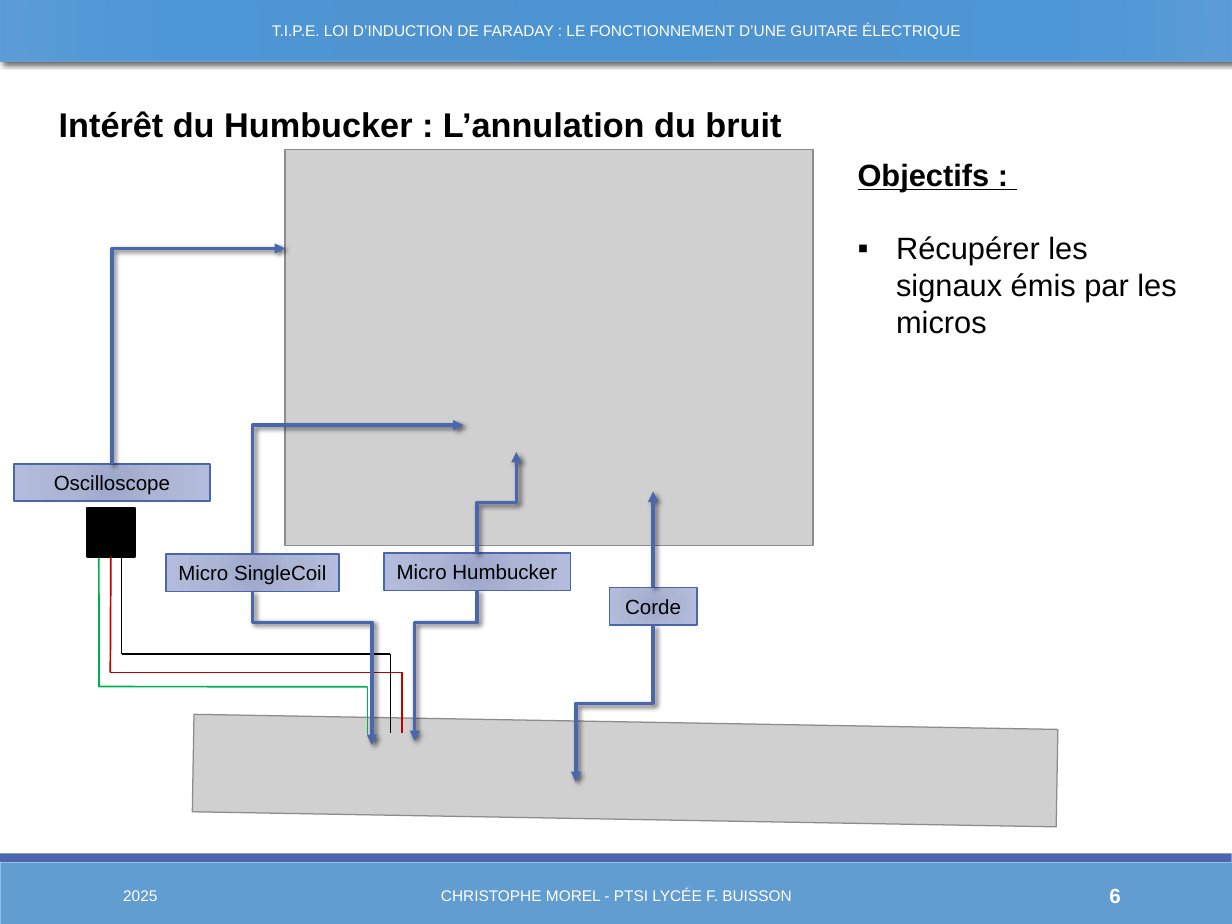
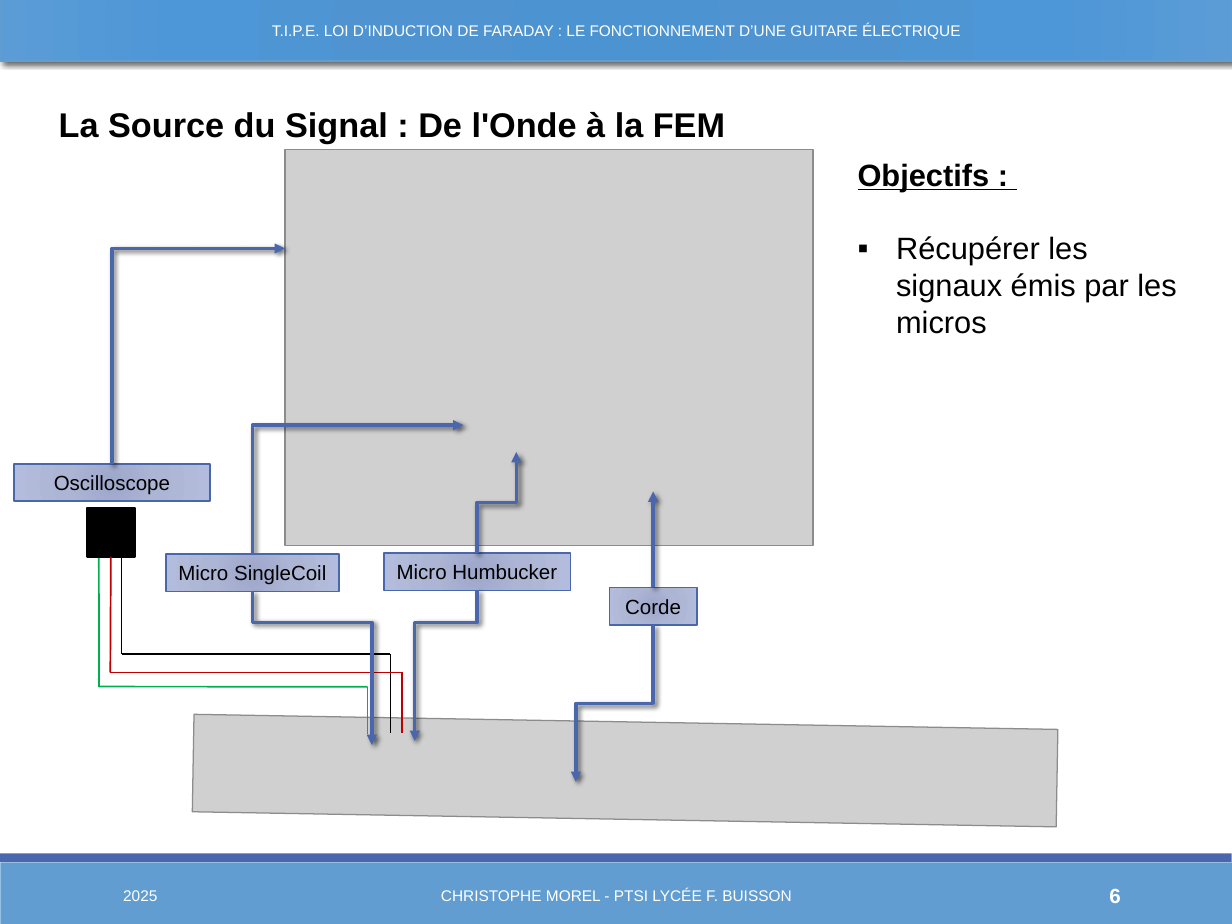
Before and after one commit to Chrismorel7/TIPE---Micro_guitare_elec, a slide deck: slide 6 of Views/Novembre.pptx. Drawn at 1232x924 pixels with LibreOffice and Linux fonts; fonts in the diff are those of the drawing; grey boxes stand for pictures. Boxes give left, top, right and bottom in pixels: in the first picture for what was removed or moved away, otherwise in the second. Text is boxed around its words. In the diff, an @@ line names an element or a change of style, - is before the commit and + after.

```diff
--- a/Views/Novembre.pptx
+++ b/Views/Novembre.pptx
@@ text at (59, 112, 725, 144): text changed @@
-Intérêt du Humbucker : L’annulation du bruit
+La Source du Signal : De l'Onde à la FEM
```
Also in this commit, not shown: 4 other slides changed, 18 other files.
